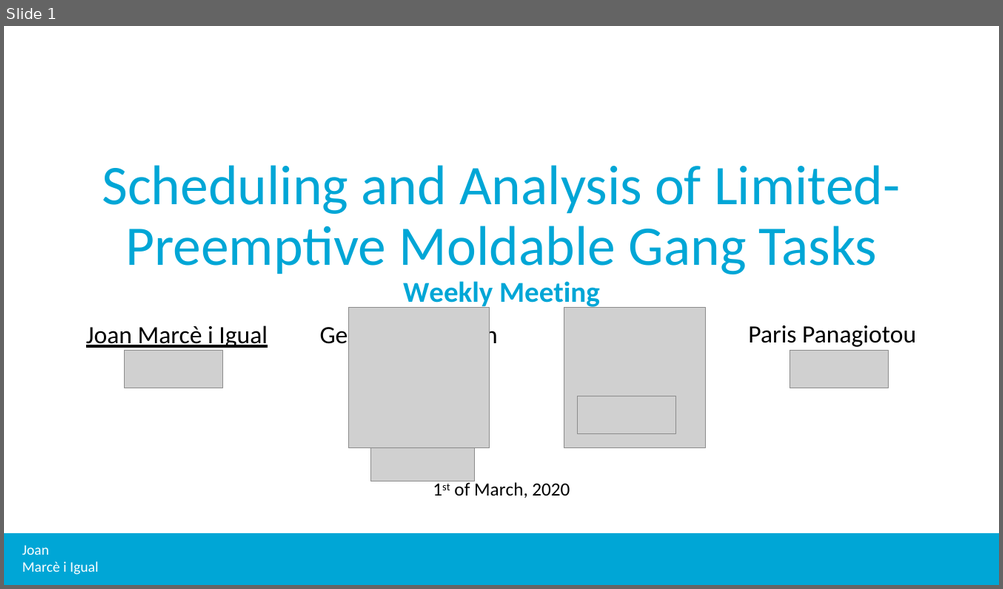
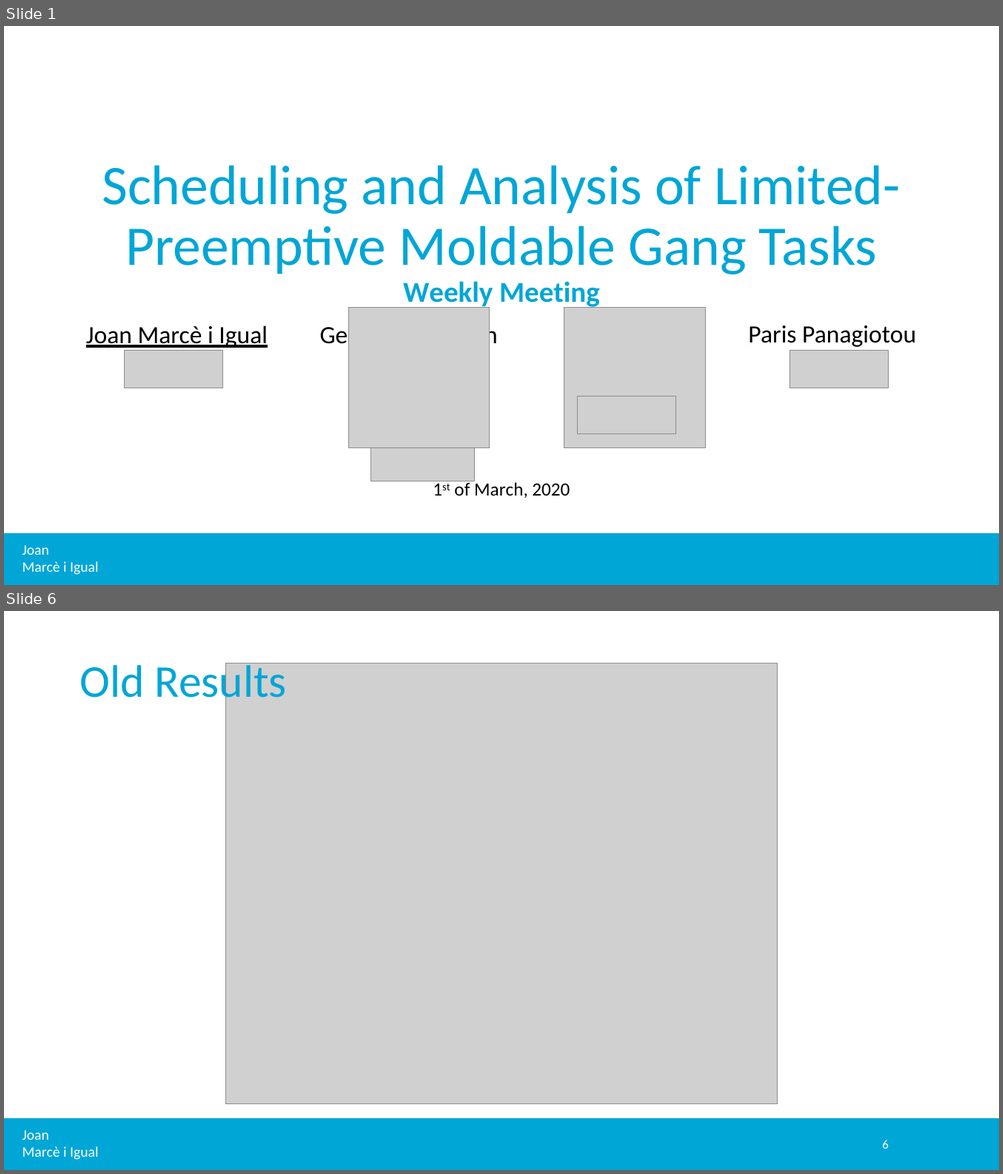
Before and after one commit to jmigual/APATeoria, a slide deck: Notes/TFM_presentations/2020_03_09/2020_03_09.pptx. Shown one above the other, each under a label of ours: slide 1 before the commit, slides 1 and 6 after it; the slides between them are not shown. The pictures are 1003x589 and 1003x1174 pixels, drawn with LibreOffice and Linux fonts; fonts in the diff are those of the drawing; grey boxes stand for pictures; background and template pictures are left out. Boxes give left, top, right and bottom in pixels: in the first picture for what was removed or moved away, otherwise in the second. Text is boxed around its words. In the diff, an @@ line names an element or a change of style, - is before the commit and + after.

```diff
--- a/Notes/TFM_presentations/2020_03_09/2020_03_09.pptx
+++ b/Notes/TFM_presentations/2020_03_09/2020_03_09.pptx
@@ slide 6 added at (x1=4, y1=611, x2=999, y2=1170), background #FFFFFF; not listed: 2 template elements that a slide beside it also shows @@
@@ title added at (x1=79, y1=658, x2=287, y2=707), 44 pt, text #00A6D6 @@
+Old Results
@@ picture added at (x1=226, y1=664, x2=777, y2=1104) @@
@@ page number added at (x1=882, y1=1140, x2=888, y2=1149), 12 pt, text #FFFFFF @@
+6
```
Also in this commit, not shown: 3 slides changed, 2 other slides added.
